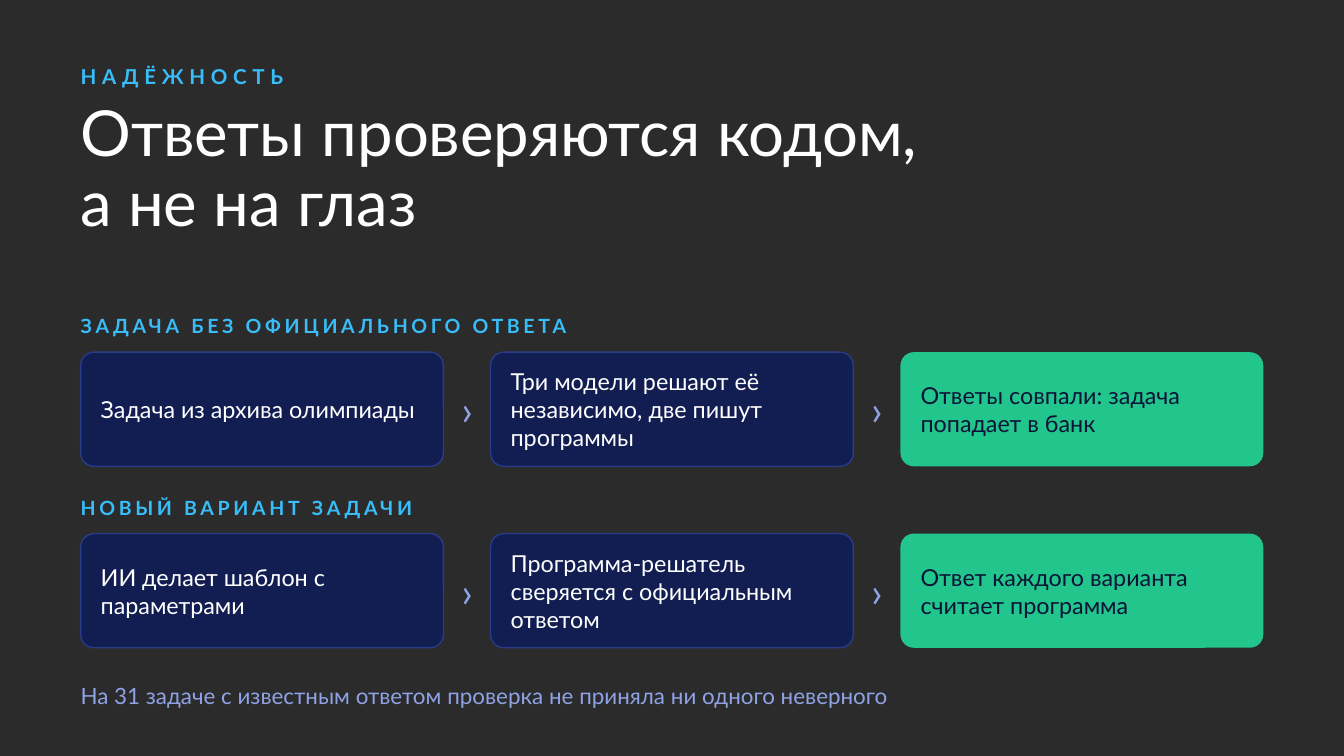
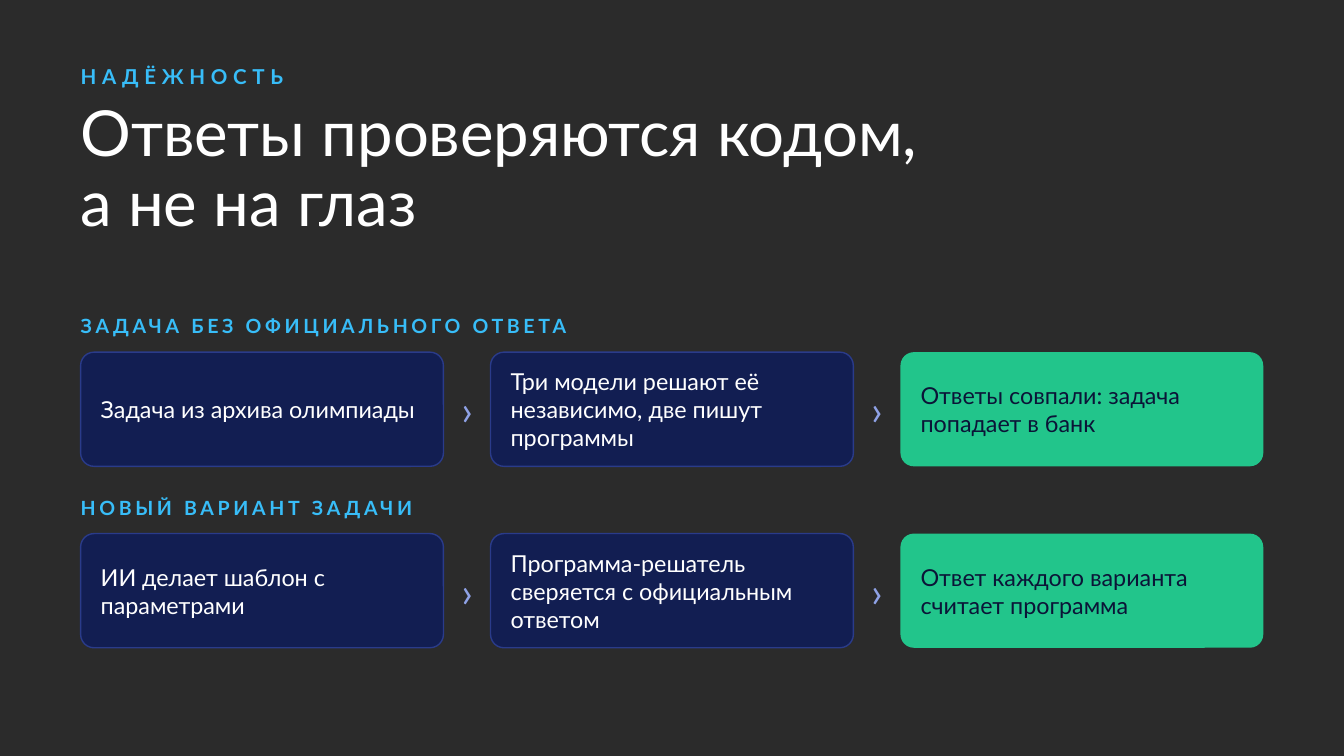
Before and after one commit to nagayevarsen/olymp-trainer, a slide deck: slide 5 of docs/handoff/olymp-trainer.pptx. Drawn at 1344x756 pixels with LibreOffice and Linux fonts; fonts in the diff are those of the drawing; background and template pictures are left out; a plain dark background stands for a picture behind light text. Boxes give left, top, right and bottom in pixels: in the first picture for what was removed or moved away, otherwise in the second. Text is boxed around its words. In the diff, an @@ line names an element or a change of style, - is before the commit and + after.

```diff
--- a/docs/handoff/olymp-trainer.pptx
+++ b/docs/handoff/olymp-trainer.pptx
@@ text removed at [81, 688, 888, 708] @@
-На 31 задаче с известным ответом проверка не приняла ни одного неверного
```
Also in this commit, not shown: 2 other slides changed.
